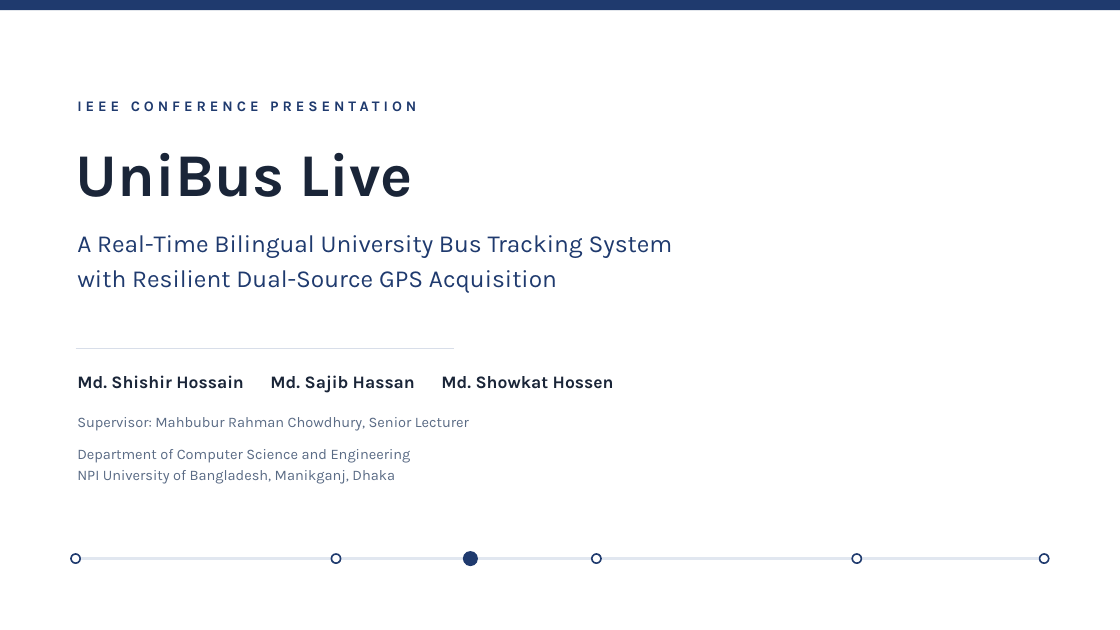
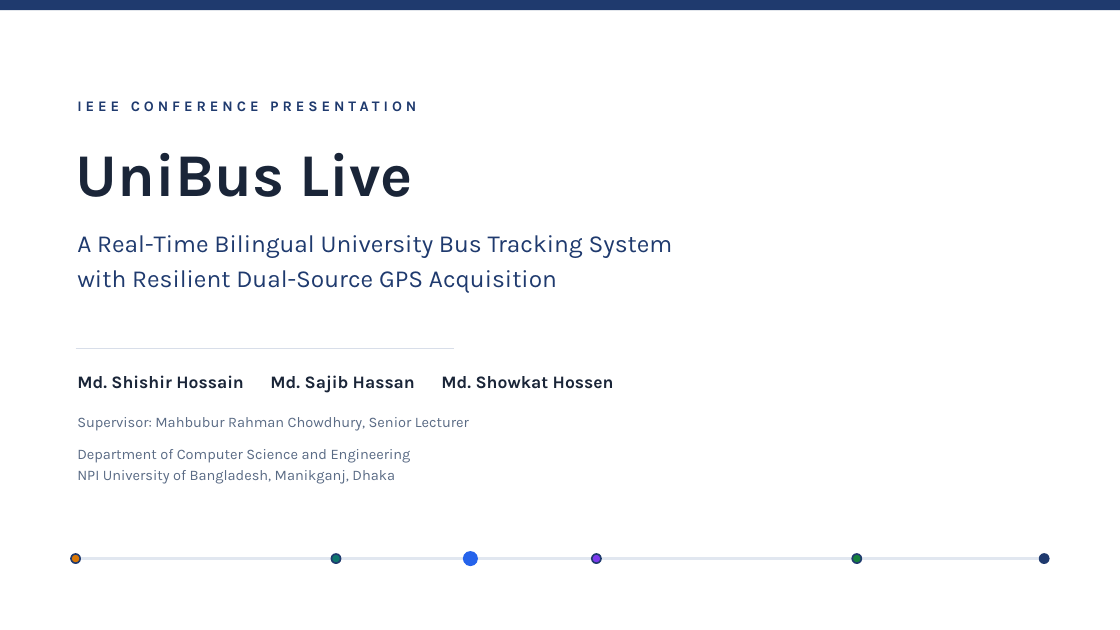
Before and after one commit to mdshishirhossain05/bus-tracking-backend, a slide deck: slide 1 of thesis/ppt/UniBus_Live_Academic_Presentation.pptx. Drawn at 1120x630 pixels with LibreOffice and Linux fonts; fonts in the diff are those of the drawing. Boxes give left, top, right and bottom in pixels: in the first picture for what was removed or moved away, otherwise in the second. Text is boxed around its words. In the diff, an @@ line names an element or a change of style, - is before the commit and + after.

```diff
--- a/thesis/ppt/UniBus_Live_Academic_Presentation.pptx
+++ b/thesis/ppt/UniBus_Live_Academic_Presentation.pptx
@@ ellipse at (71, 554, 80, 563): fill #FFFFFF to #D97706 @@
@@ ellipse at (331, 554, 340, 563): fill #FFFFFF to #0F766E @@
@@ ellipse at (463, 551, 478, 566): fill #1F3A6E to #2563EB @@
@@ ellipse at (592, 554, 601, 563): fill #FFFFFF to #7C3AED @@
@@ ellipse at (852, 554, 861, 563): fill #FFFFFF to #15803D @@
@@ ellipse at (1040, 554, 1049, 563): fill #FFFFFF to #1F3A6E @@
```
Also in this commit, not shown: 18 other slides changed.
